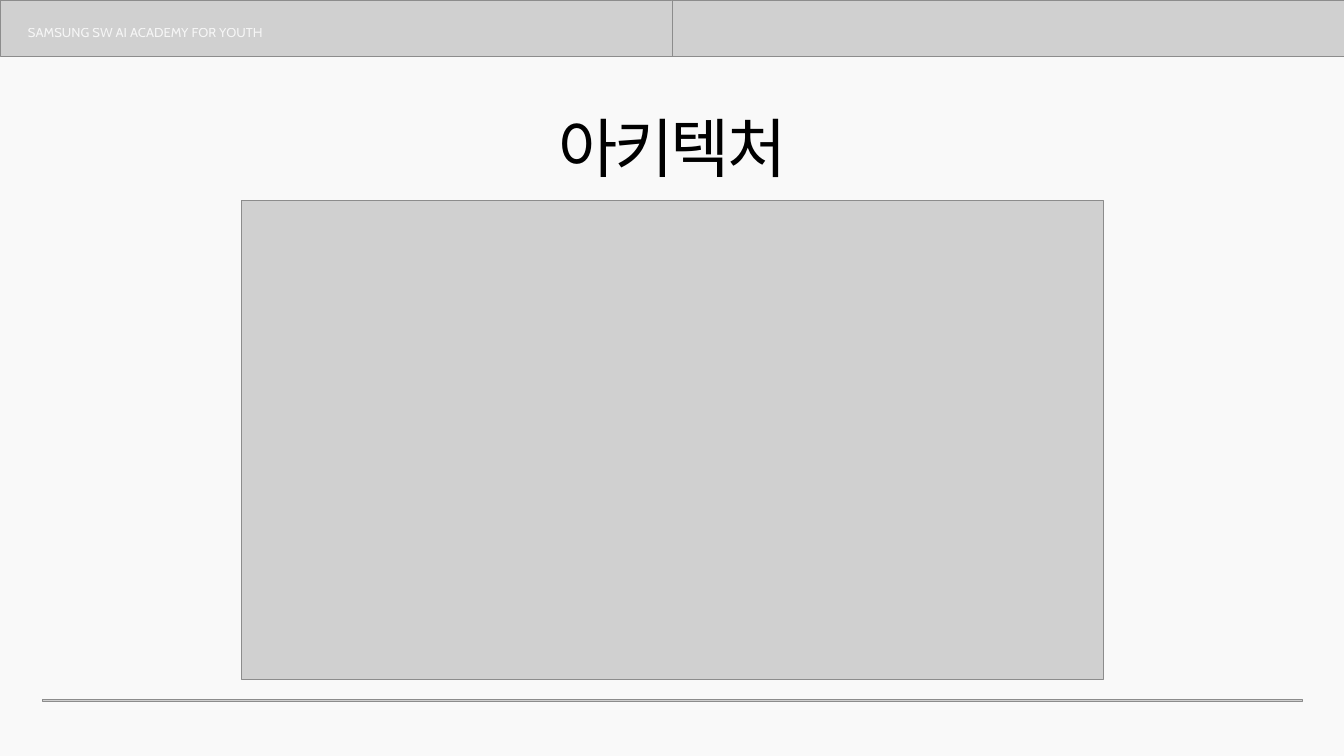
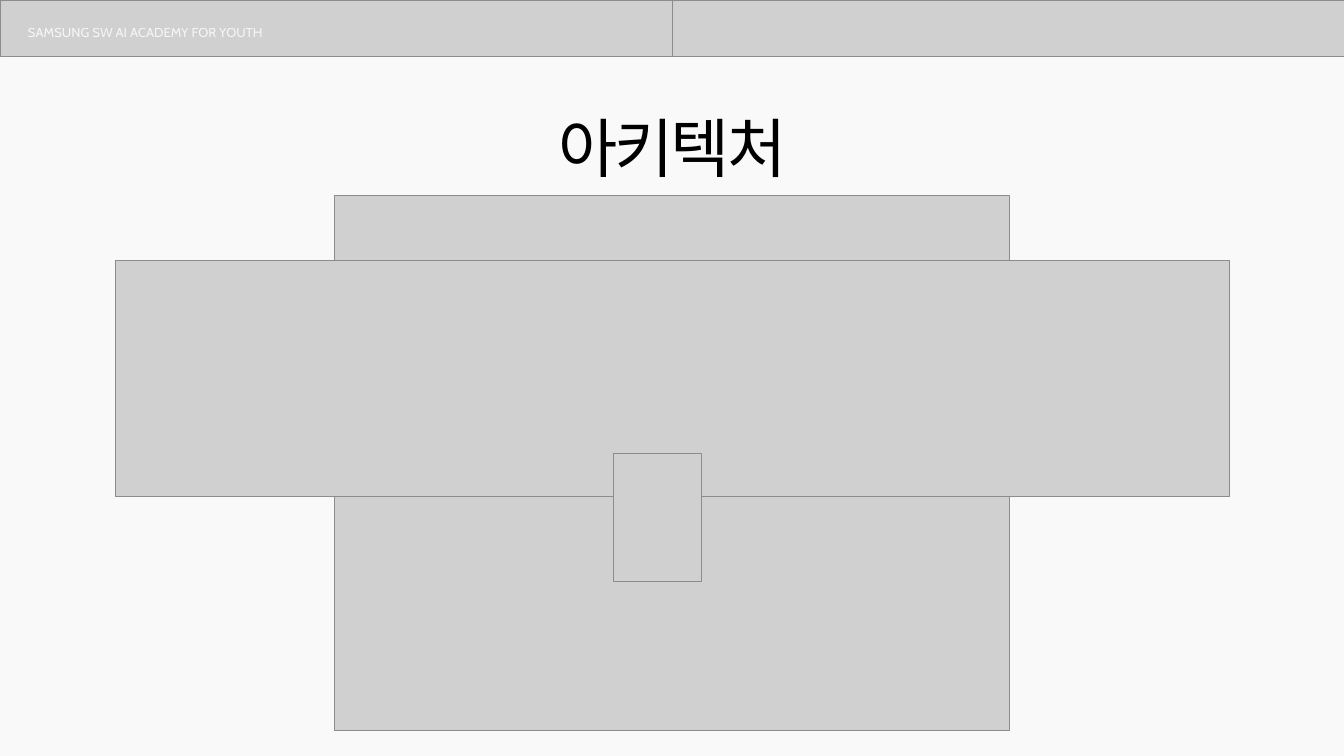
Before and after one commit to seok0205/MaumCanvas, a slide deck: slide 11 of docs/13기_공통PJT_중간발표_E108_마음캔버스.pptx. Drawn at 1344x756 pixels with LibreOffice and Linux fonts; fonts in the diff are those of the drawing; grey boxes stand for pictures. Boxes give left, top, right and bottom in pixels: in the first picture for what was removed or moved away, otherwise in the second. Text is boxed around its words. In the diff, an @@ line names an element or a change of style, - is before the commit and + after.

```diff
--- a/docs/13기_공통PJT_중간발표_E108_마음캔버스.pptx
+++ b/docs/13기_공통PJT_중간발표_E108_마음캔버스.pptx
@@ picture: place and size @@
-picture at box(242, 201, 1103, 679)
+picture at box(334, 195, 1010, 730)
@@ picture added at box(116, 261, 1229, 497) @@
@@ picture added at box(613, 453, 701, 581) @@
@@ picture removed at box(42, 699, 1302, 701) @@
```
Also in this commit, not shown: 17 other slides changed, 5 slides added, 1 slide removed.
